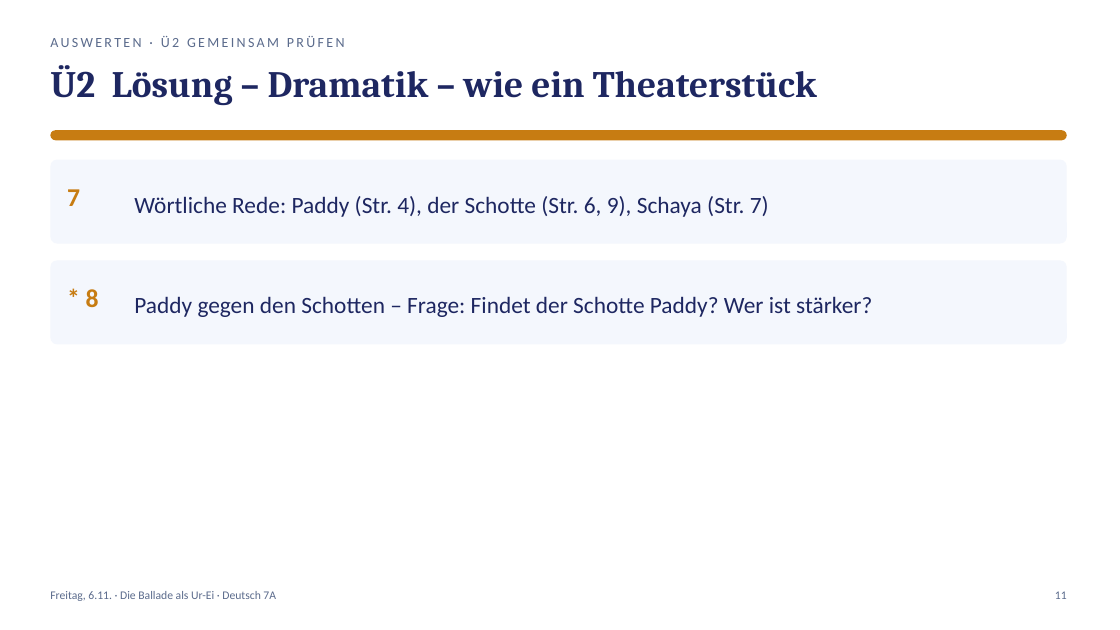
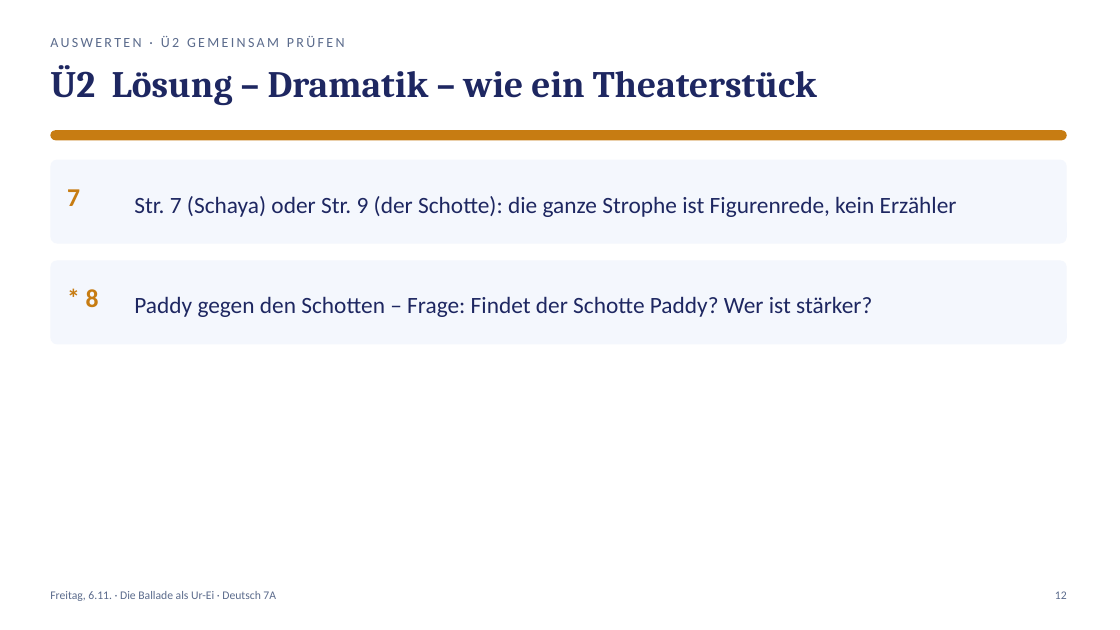
Before and after one commit to golzkonstantin-gif/Schule, a slide deck: slide 12 of Deutsch_7A/Balladen/Woche2/Freitag_06-11_Deutsch_7A.pptx (slide 11 before the commit). Drawn at 1120x630 pixels with LibreOffice and Linux fonts; fonts in the diff are those of the drawing. Boxes give left, top, right and bottom in pixels: in the first picture for what was removed or moved away, otherwise in the second. Text is boxed around its words. In the diff, an @@ line names an element or a change of style, - is before the commit and + after.

```diff
--- a/Deutsch_7A/Balladen/Woche2/Freitag_06-11_Deutsch_7A.pptx
+++ b/Deutsch_7A/Balladen/Woche2/Freitag_06-11_Deutsch_7A.pptx
@@ text at (x1=134, y1=196, x2=957, y2=217): text changed @@
-Wörtliche Rede: Paddy (Str. 4), der Schotte (Str. 6, 9), Schaya (Str. 7)
+Str. 7 (Schaya) oder Str. 9 (der Schotte): die ganze Strophe ist Figurenrede, kein Erzähler
```
Also in this commit, not shown: 5 other slides changed, 3 slides added, 2 slides removed, 19 other files.
